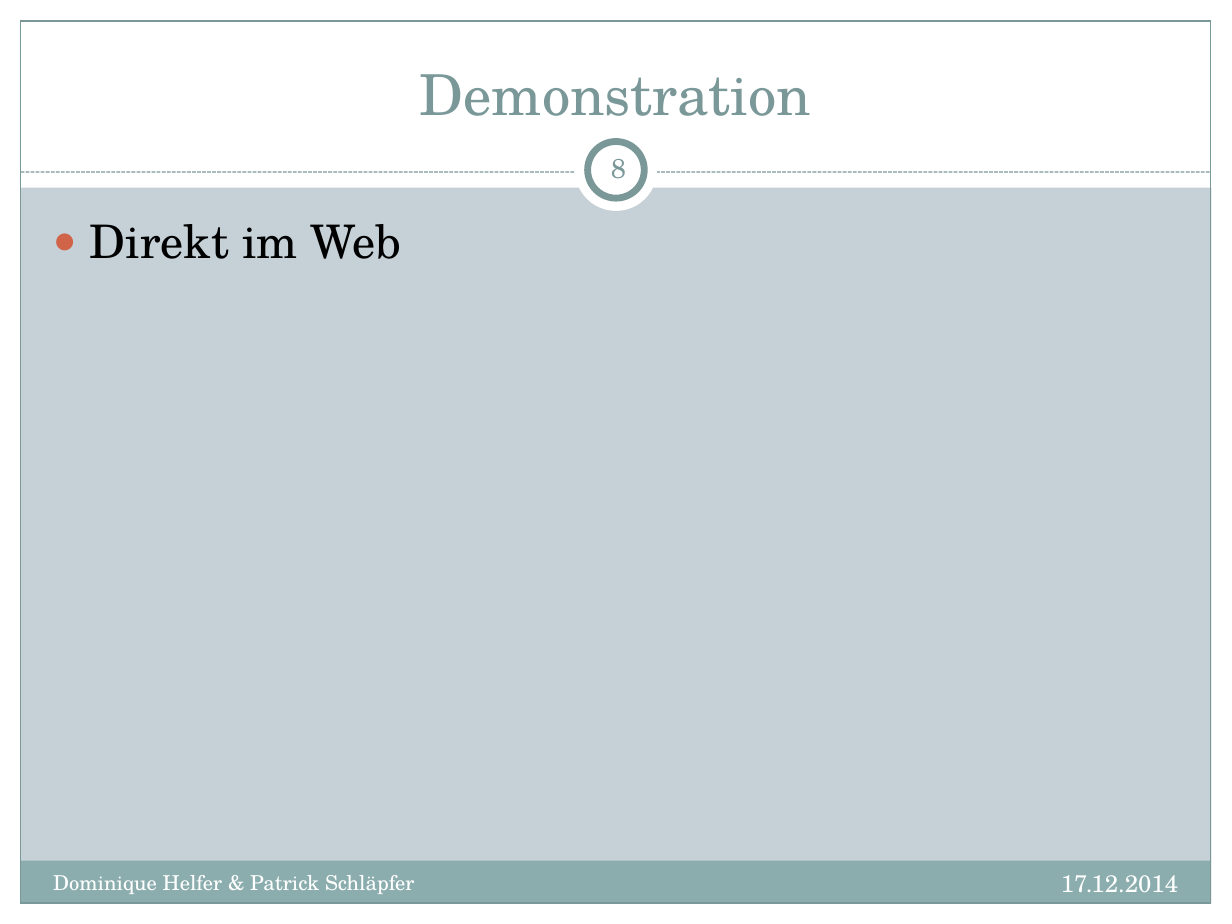
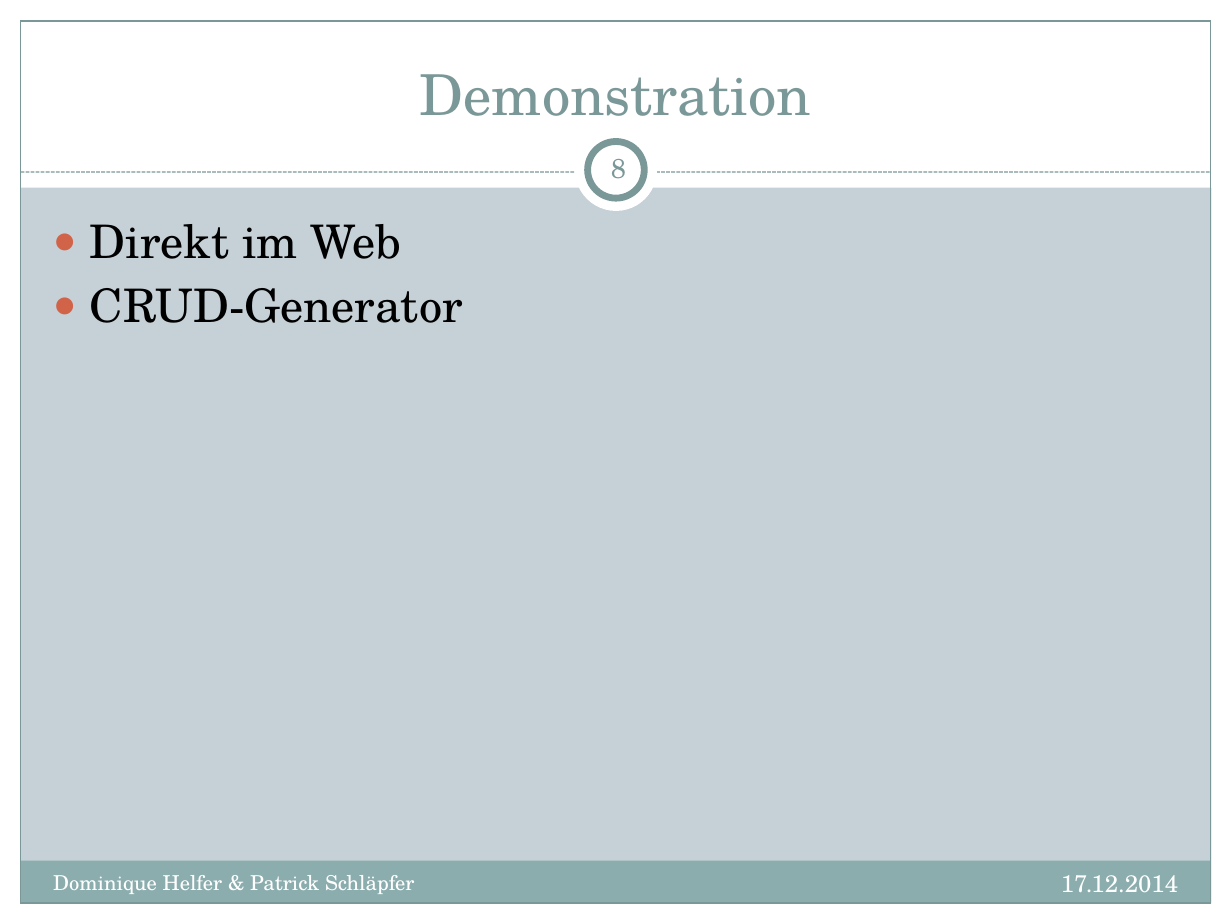
Before and after one commit to dhelfer/webprog, a slide deck: slide 8 of _doc/WebProg_Projekt.pptx. Drawn at 1232x924 pixels with LibreOffice and Linux fonts; fonts in the diff are those of the drawing. Boxes give left, top, right and bottom in pixels: in the first picture for what was removed or moved away, otherwise in the second. Text is boxed around its words. In the diff, an @@ line names an element or a change of style, - is before the commit and + after.

```diff
--- a/_doc/WebProg_Projekt.pptx
+++ b/_doc/WebProg_Projekt.pptx
@@ text at <box>90,288,463,323</box>: paragraph added @@
+● CRUD-Generator
```
Also in this commit, not shown: 4 other slides changed, 1 other file.
